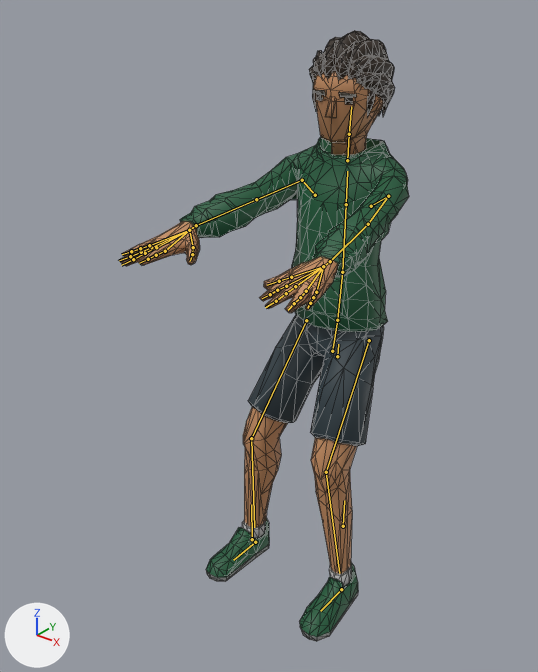
The glTF model js/models/avatars/club-crowd-m3.glb as it was, and as the next commit left it.
Both versions are drawn from a 50 mm lens placed at (1.195, -2.025, 1.915), pointed at (-0.06, -0.455, 0.942). The axes (+X, +Y, +Z) are drawn at lower left. The lights are the same throughout. The first picture is the older version. Both versions are drawn at frame 287 of the action 'Seated_Loop'; the numbers are the values there. The bones that change, and the others that lie on the model, are drawn over the model as lines. Mesh edges are drawn as thin lines.

In view in the first picture: 'Casual_Body'.
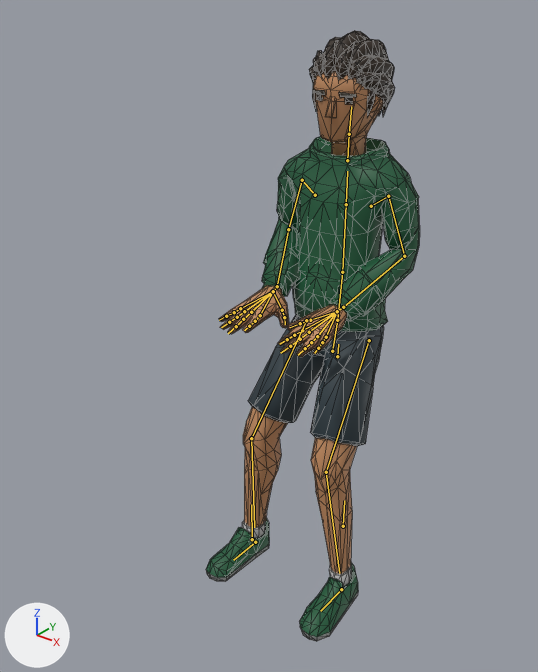
Pixel boxes (x1, y1, x2, y2) of what changed, in the pictures (538 x 672 px):
'Casual_Body', posed (26% narrower): before (119, 30, 409, 642); after (206, 30, 420, 642)
bone 'UpperArm.L', root to tip: before (388, 196) to (368, 224); after (388, 196) to (404, 256)
bone 'LowerArm.L', root to tip: before (368, 224) to (330, 261); after (404, 256) to (343, 307)
bone 'Wrist.L', root to tip: before (330, 261) to (323, 266); after (343, 307) to (337, 311)
bone 'UpperArm.R', root to tip: before (302, 180) to (256, 199); after (302, 180) to (288, 229)
bone 'LowerArm.R', root to tip: before (256, 199) to (196, 225); after (288, 229) to (277, 286)
bone 'Wrist.R', root to tip: before (196, 225) to (189, 230); after (277, 286) to (273, 291)

The change in detail:
Bone 'UpperArm.L' (bone_upperarm_l) turns from (-10, -8, -77) to (-71, 3, 4) degrees about its own x, y and z.
Bone 'LowerArm.L' (bone_lowerarm_l) turns from (2, 3, 4) to (-46, 34, -87) degrees about its own x, y and z.
Bone 'Wrist.L' (bone_wrist_l) turns from (-2, 0, -12) to (29, 29, 12) degrees about its own x, y and z.
Bone 'UpperArm.R' (bone_upperarm_r) turns from (-9, 8, 78) to (-71, -2, -4) degrees about its own x, y and z.
Bone 'LowerArm.R' (bone_lowerarm_r) turns from (2, -3, -4) to (-46, -35, 91) degrees about its own x, y and z.
Bone 'Wrist.R' (bone_wrist_r) turns from (-6, 3, 11) to (25, -26, -11) degrees about its own x, y and z.
